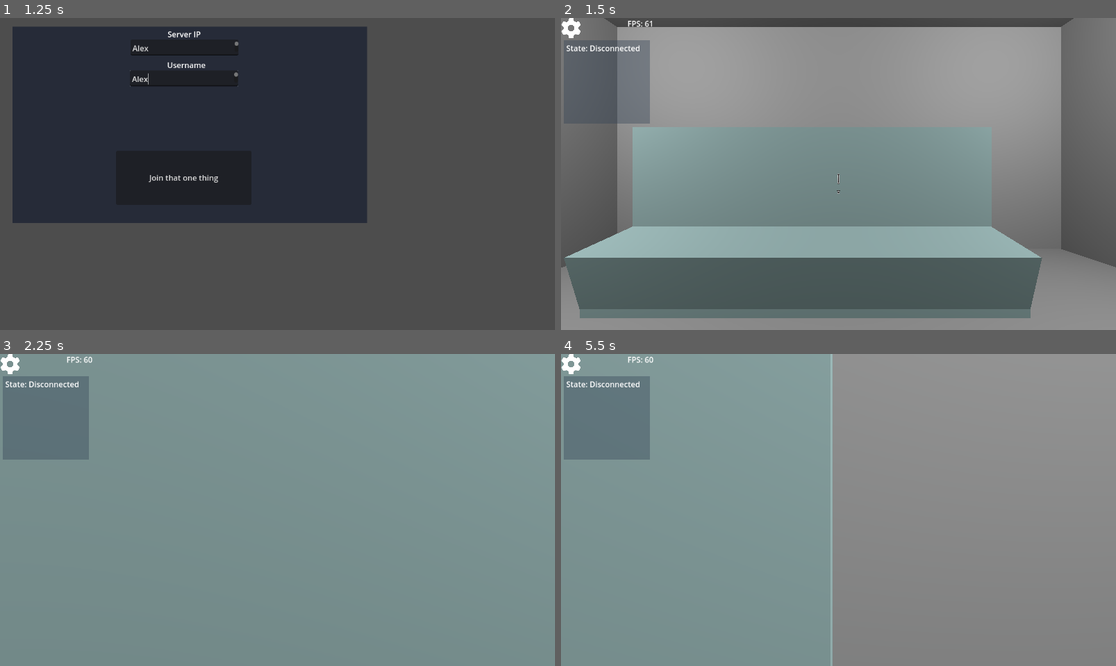
Above: before the commit, frames 1-4 (two rows, left to right).
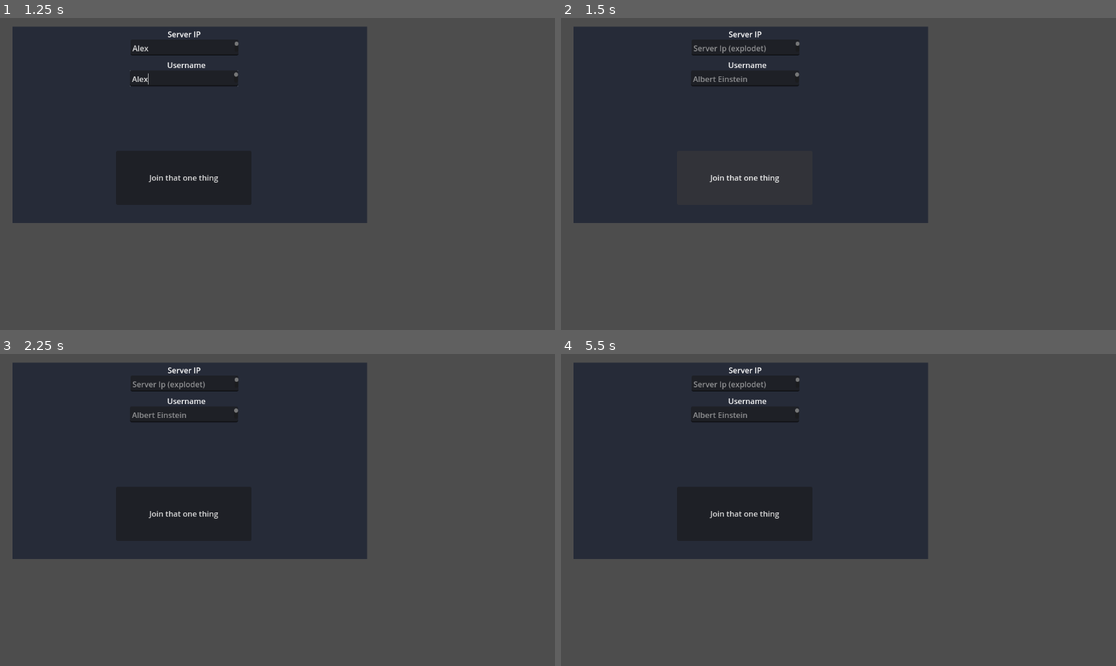
Above: after the commit, the same moments.

Repository: OpenLWR/OpenLWR
Game: Godot game, scene res://lobby.tscn
Same seed, same stepped clock (60 frames per second), same inputs: the game is played once before the commit and once after it.
Inputs (mouse positions are in pixels of both pictures, inside the frame that each line leads up to):
- Up to frame 1 (1.25 s): click (183, 46) at 0.52 s; type "Alex" at 0.6 s; click (183, 77) at 0.75 s; type "Alex" at 0.83 s
- Up to frame 2 (1.5 s): click "Join that one thing" at 1.25 s
- Up to frame 3 (2.25 s): tap Enter at 2 s; move the mouse to (11, 363) at 2.02 s; hold D (move_right) from 2.03 s (still down); hold E (zoom) from 2.03 s (still down); click (11, 363) at 2.17 s
- Up to frame 4 (5.5 s): move the mouse to (727, 525) at 2.77 s; release D (move_right) at 2.78 s; release E (zoom) at 2.78 s; hold S (move_down) 2.78-3.53 s; tap E (zoom) at 2.85, 4.35 s; move the mouse to (894, 441) at 3.52 s; hold D (move_right) 3.53-4.28 s; hold E (zoom) 3.53-4.28 s; tap Space at 4.25 s; move the mouse to (810, 572) at 4.27 s; hold W (move_up) 4.28-5.03 s; click (810, 572) at 4.42 s; move the mouse to (1005, 556) at 5.02 s; hold A (move_left) from 5.03 s (still down); hold E (zoom) from 5.03 s (still down)

Frame 1 is identical in both runs. In frame 2, 79% of the frame differs, in the area x 0-100%, y 0-100%; in frame 3, 100%; in frame 4, 100%.

Commit message:
Kick to lobby screen on disconnect, partial menu

Diff:
--- a/Assets/Scripts/main.gd
+++ b/Assets/Scripts/main.gd
@@ -101,4 +101,6 @@
 		var code = socket.get_close_code()
 		var reason = socket.get_close_reason()
 		print("WebSocket closed with code: %d, reason %s. Clean: %s" % [code, reason, code != -1])
+		#kick to lobby screen
+		get_tree().change_scene_to_file("res://lobby.tscn")
 		set_process(false) # Stop processing.
--- a/Scenes/Player/player.tscn
+++ b/Scenes/Player/player.tscn
@@ -15,6 +15,8 @@
 size = Vector2(524.19, 524.19)
 
 [sub_resource type="BoxMesh" id="BoxMesh_n4lxw"]
+
+[sub_resource type="BoxMesh" id="BoxMesh_nyxp3"]
 
 [node name="Player" type="CharacterBody3D"]
 script = ExtResource("1_1w47b")
@@ -47,6 +49,7 @@
 script = ExtResource("2_m6aot")
 
 [node name="SettingsButton" type="Node2D" parent="Head/Camera3d"]
+visible = false
 
 [node name="Button" type="Sprite2D" parent="Head/Camera3d/SettingsButton"]
 position = Vector2(21, 21)
@@ -62,6 +65,7 @@
 
 [node name="ConnectionState" type="Node2D" parent="Head/Camera3d/SettingsButton"]
 unique_name_in_owner = true
+visible = false
 
 [node name="MeshInstance2D" type="MeshInstance2D" parent="Head/Camera3d/SettingsButton/ConnectionState"]
 modulate = Color(0.192157, 0.254902, 0.329412, 0.215686)
@@ -77,4 +81,62 @@
 text = "State: Not Connected"
 script = ExtResource("5_72wwd")
 
+[node name="Menu" type="Node2D" parent="Head/Camera3d"]
+visible = false
+
+[node name="Menu" type="Node2D" parent="Head/Camera3d/Menu"]
+
+[node name="MeshInstance2D" type="MeshInstance2D" parent="Head/Camera3d/Menu/Menu"]
+modulate = Color(0.192157, 0.254902, 0.329412, 0.215686)
+position = Vector2(576, 324)
+scale = Vector2(1152, 648)
+mesh = SubResource("BoxMesh_n4lxw")
+
+[node name="Disconnect" type="Button" parent="Head/Camera3d/Menu/Menu"]
+offset_left = 393.0
+offset_top = 507.0
+offset_right = 722.0
+offset_bottom = 555.0
+text = "Disconnect "
+
+[node name="Settings" type="Button" parent="Head/Camera3d/Menu/Menu"]
+offset_left = 393.0
+offset_top = 437.0
+offset_right = 722.0
+offset_bottom = 485.0
+text = "Settings"
+
+[node name="Settings" type="Node2D" parent="Head/Camera3d/Menu"]
+
+[node name="TabContainer" type="TabContainer" parent="Head/Camera3d/Menu/Settings"]
+offset_left = 287.0
+offset_top = 75.0
+offset_right = 830.0
+offset_bottom = 400.0
+
+[node name="General" type="Control" parent="Head/Camera3d/Menu/Settings/TabContainer"]
+layout_mode = 2
+
+[node name="CheckButton" type="CheckButton" parent="Head/Camera3d/Menu/Settings/TabContainer/General"]
+layout_mode = 0
+offset_left = 21.0
+offset_top = 19.0
+offset_right = 124.0
+offset_bottom = 50.0
+text = "Setting"
+
+[node name="MeshInstance2D" type="MeshInstance2D" parent="Head/Camera3d/Menu/Settings/TabContainer/General"]
+z_index = -1
+position = Vector2(88, 149)
+scale = Vector2(147.5, 271.75)
+mesh = SubResource("BoxMesh_nyxp3")
+
+[node name="Graphics" type="Control" parent="Head/Camera3d/Menu/Settings/TabContainer"]
+visible = false
+layout_mode = 2
+
+[node name="Controls" type="Control" parent="Head/Camera3d/Menu/Settings/TabContainer"]
+visible = false
+layout_mode = 2
+
 [connection signal="input_event" from="Head/Camera3d/SettingsButton/Button/StaticBody2D" to="Head/Camera3d/SettingsButton/Button/StaticBody2D" method="_on_input_event"]
Not shown: 1 places in Scenes/Player/player.tscn that only renumber resources
